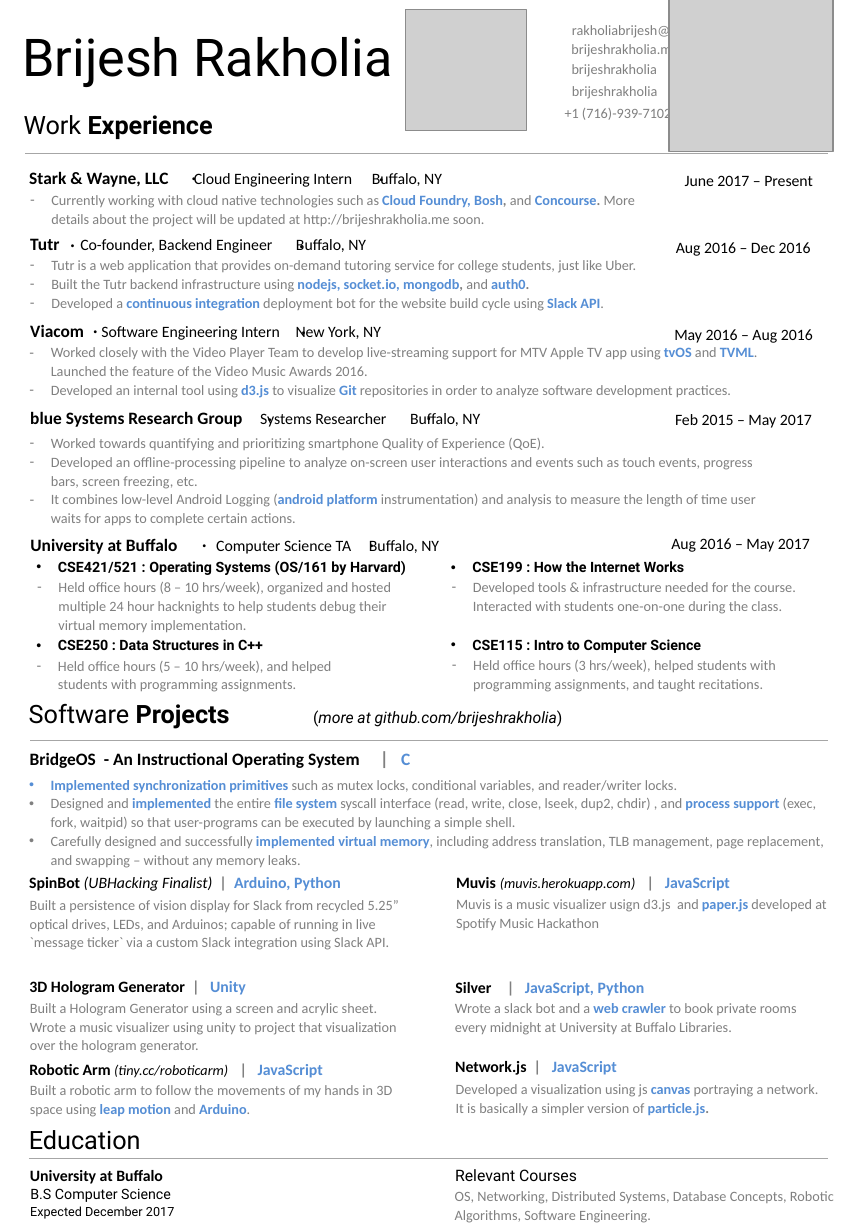
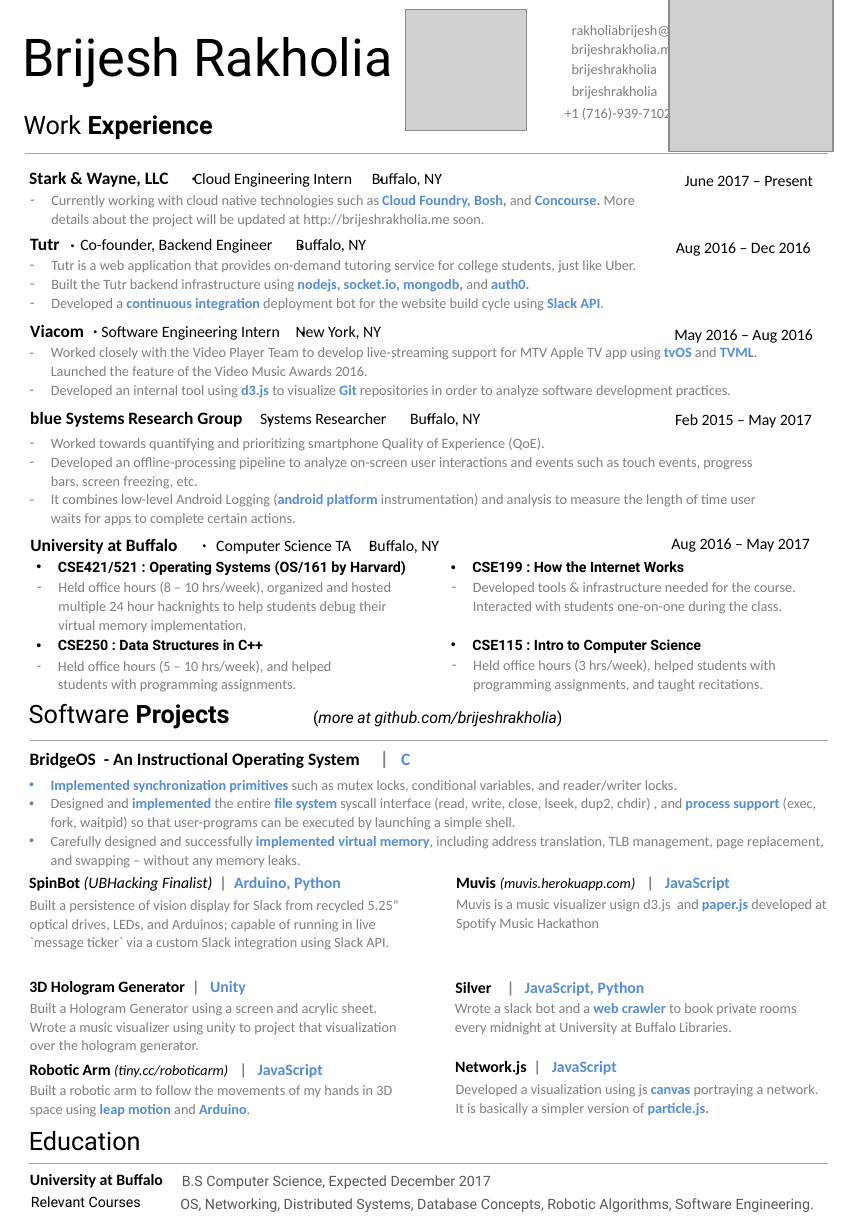
Before and after one commit to abhijitnathwani/brijeshrakholia.github.io, a slide deck: slide 1 of resource/brijesh-resume.pptx. Drawn at 853x1232 pixels with LibreOffice and Linux fonts; fonts in the diff are those of the drawing; grey boxes stand for pictures; background and template pictures are left out. Boxes give left, top, right and bottom in pixels: in the first picture for what was removed or moved away, otherwise in the second. Text is boxed around its words. In the diff, an @@ line names an element or a change of style, - is before the commit and + after.

```diff
--- a/resource/brijesh-resume.pptx
+++ b/resource/brijesh-resume.pptx
@@ text "University at Buffalo": place and size @@
-text "University at Buffalo" at (30, 1170, 163, 1184)
+text "University at Buffalo" at (30, 1174, 163, 1188)
@@ line moved from (28, 1159) - (828, 1159) to (28, 1163) - (828, 1163) @@
@@ text "Relevant Courses": place and size @@
-text "Relevant Courses" at (455, 1169, 577, 1181)
+text "Relevant Courses" at (31, 1196, 141, 1207)
@@ text "Relevant Courses" at (31, 1196, 141, 1207): size 10 to 9 pt @@
@@ text "OS, Networking, Distributed Systems, Database ...": place and size @@
-text "OS, Networking, Distributed Systems, Database ..." at (455, 1191, 834, 1223)
+text "OS, Networking, Distributed Systems, Database ..." at (180, 1198, 814, 1212)
@@ text "OS, Networking, Distributed Systems, Database ..." at (180, 1198, 814, 1212): font Calibri to Roboto, text colour #808080 to #595959 @@
@@ text at (182, 1175, 491, 1189): text changed; text colour #000000 to #595959 @@
-B.S Computer Science
+B.S Computer Science, Expected December 2017
@@ text removed at (30, 1206, 174, 1219) @@
-Expected December 2017
```
Also in this commit, not shown: 1 other file.
